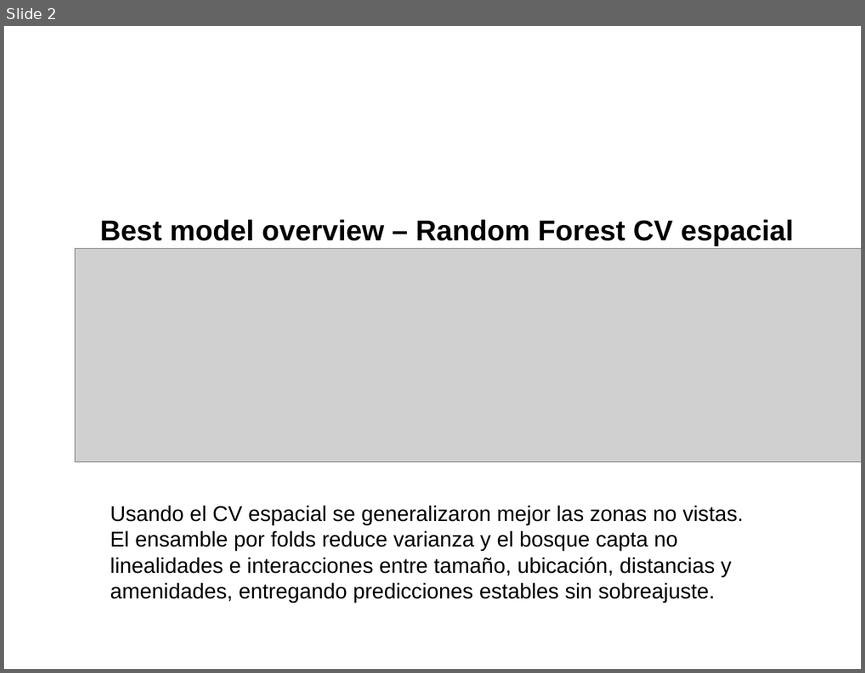
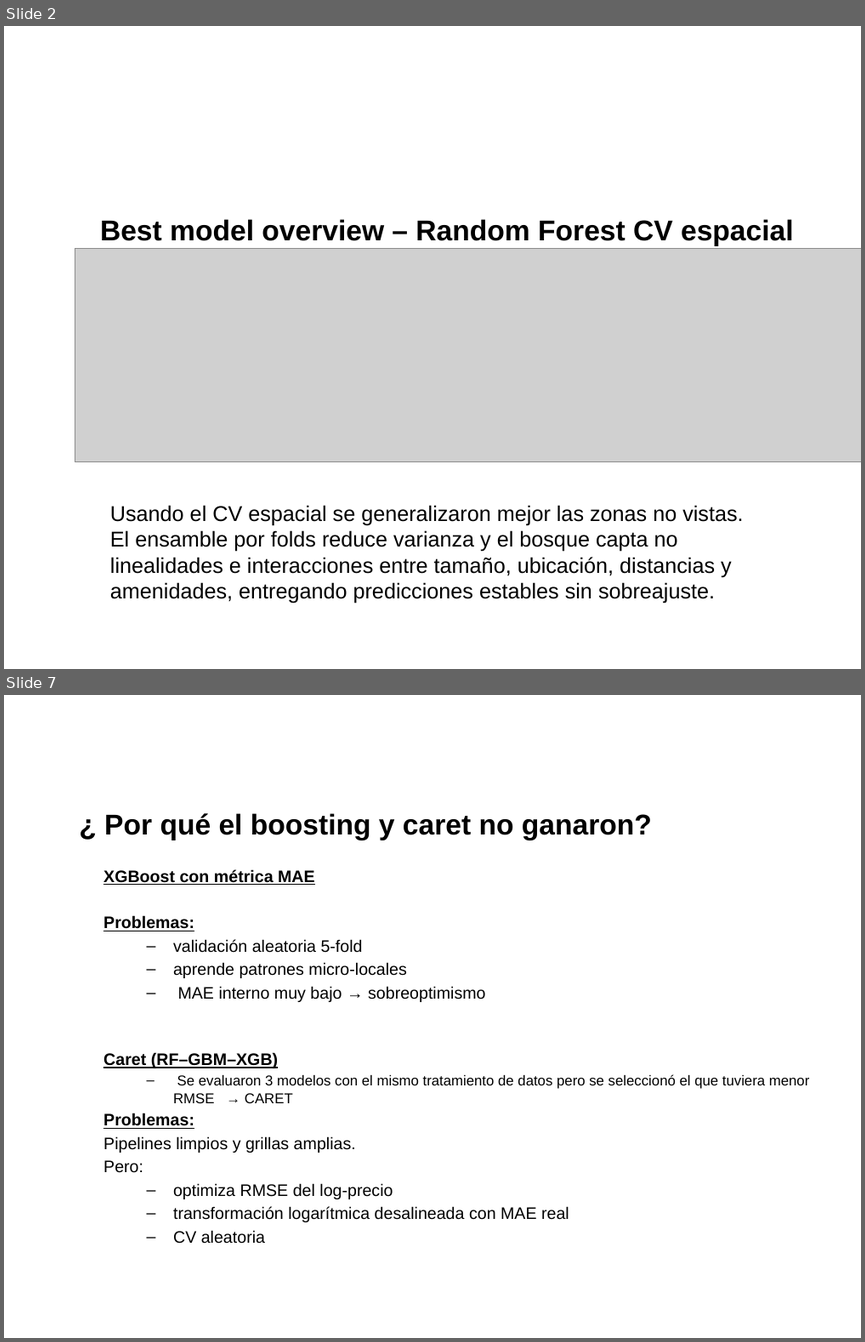
Before and after one commit to zoliverot/Taller3_Making-Money-with-ML, a slide deck: reports/slides/othermodels_equipo_08.pptx. Shown one above the other, each under a label of ours: slide 2 before the commit, slides 2 and 7 after it; the slides between them are not shown. The pictures are 865x673 and 865x1342 pixels, drawn with LibreOffice and Linux fonts; fonts in the diff are those of the drawing; grey boxes stand for pictures; background and template pictures are left out. Boxes give left, top, right and bottom in pixels: in the first picture for what was removed or moved away, otherwise in the second. Text is boxed around its words. In the diff, an @@ line names an element or a change of style, - is before the commit and + after.

```diff
--- a/reports/slides/othermodels_equipo_08.pptx
+++ b/reports/slides/othermodels_equipo_08.pptx
@@ slide 7 added at <box>4,695,861,1338</box>, background picture (left out) @@
@@ title added at <box>104,813,652,840</box>, 24 pt, text #000000, bold @@
+¿ Por qué el boosting y caret no ganaron?
@@ text added at <box>103,869,810,1243</box>, 14 pt, text #000000 @@
+XGBoost con métrica MAE
+Problemas:
+  – validación aleatoria 5-fold
+  – aprende patrones micro-locales
+  – MAE interno muy bajo → sobreoptimismo
+Caret (RF–GBM–XGB)
+  – Se evaluaron 3 modelos con el mismo tratamiento de datos pero se seleccionó el que tuviera menor RMSE → CARET
+Problemas:
+Pipelines limpios y grillas amplias.
+Pero:
+  – optimiza RMSE del log-precio
+  – transformación logarítmica desalineada con MAE real
+  – CV aleatoria
```
Also in this commit, not shown: 4 other slides added.
